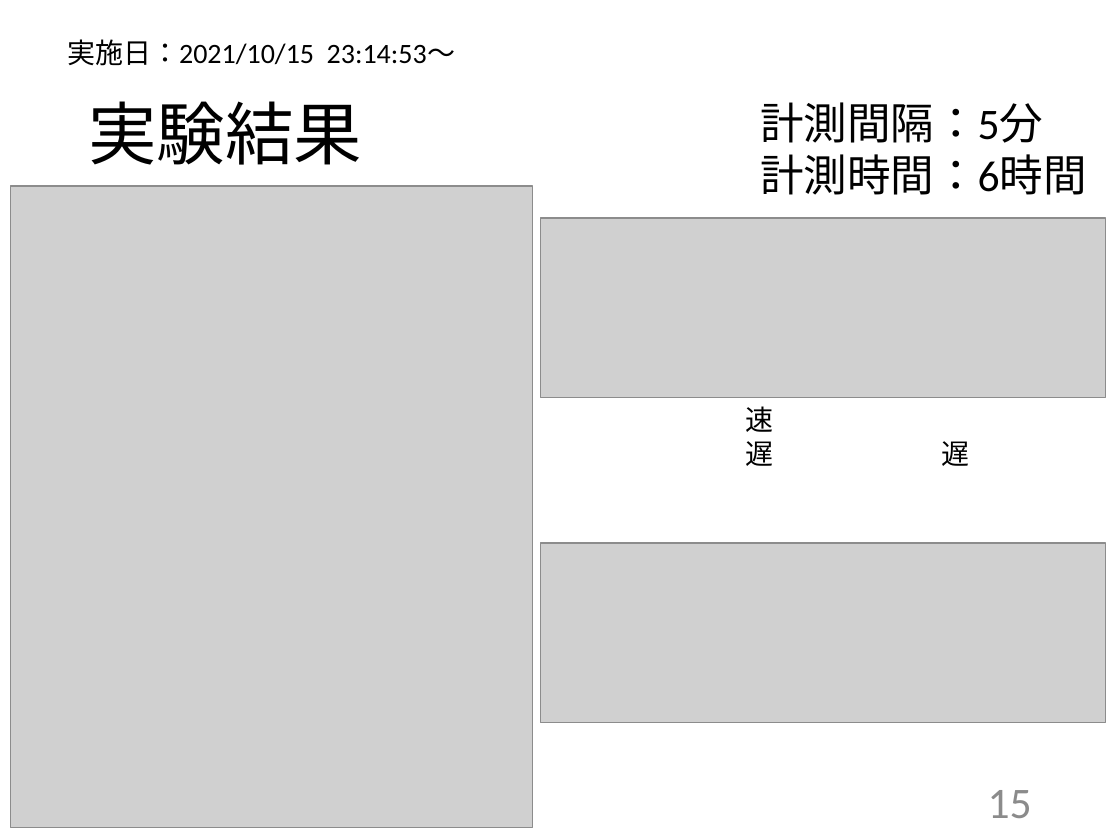
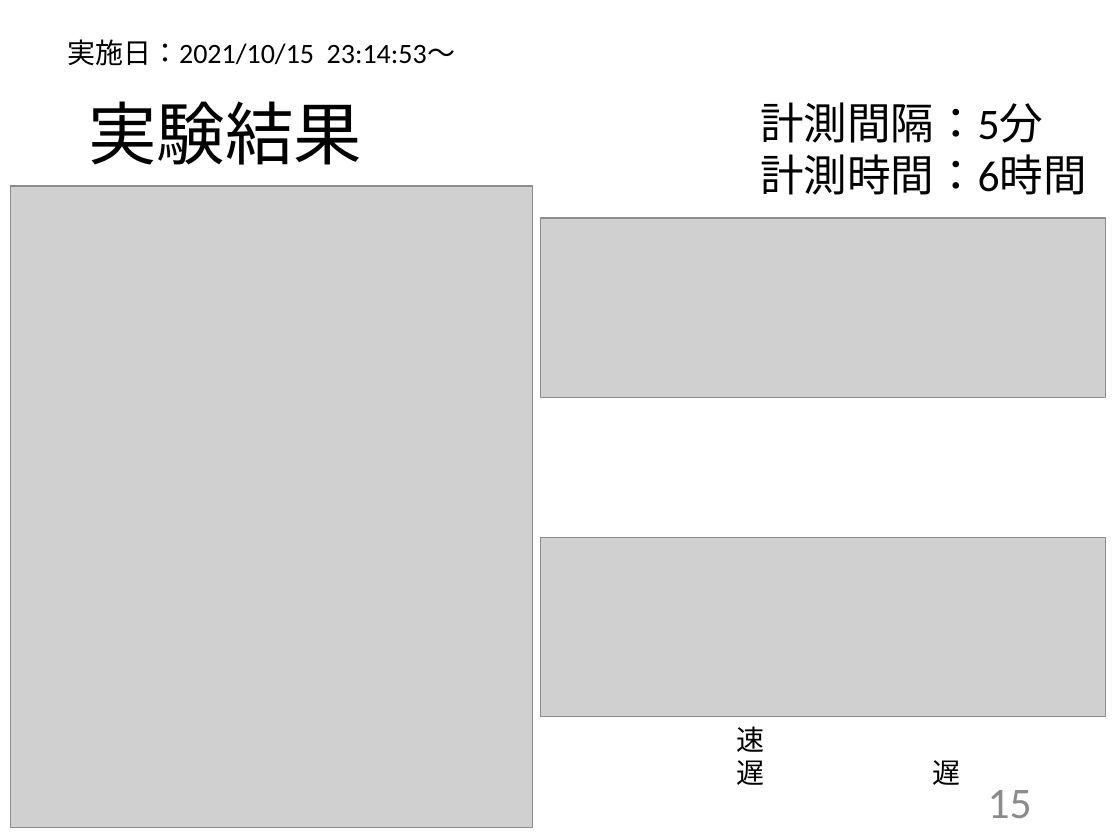
Before and after one commit to kait-takanolab/1821086_matsuo_thesis, a slide deck: slide 15 of 発表用/1821086_卒業研究発表会.pptx. Drawn at 1120x840 pixels with LibreOffice and Linux fonts; fonts in the diff are those of the drawing; grey boxes stand for pictures. Boxes give left, top, right and bottom in pixels: in the first picture for what was removed or moved away, otherwise in the second. Text is boxed around its words. In the diff, an @@ line names an element or a change of style, - is before the commit and + after.

```diff
--- a/発表用/1821086_卒業研究発表会.pptx
+++ b/発表用/1821086_卒業研究発表会.pptx
@@ picture: place and size @@
-picture at bbox=[540, 543, 1105, 722]
+picture at bbox=[540, 538, 1105, 717]
@@ text "速 遅 遅": place and size @@
-text "速 遅 遅" at bbox=[746, 406, 970, 466]
+text "速 遅 遅" at bbox=[737, 726, 961, 785]
```
Also in this commit, not shown: 8 other slides changed, 1 other file.
